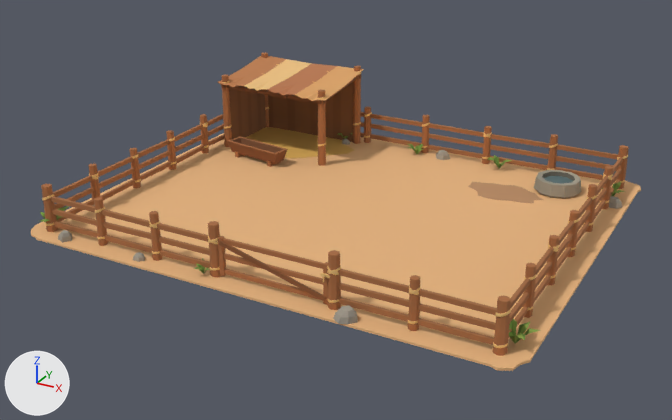
The glTF model assets/models/buildings/boar_pen.glb as it was, and as the next commit left it.
One viewpoint serves both versions: a 50 mm lens placed at (17.5, -33.0, 16.2), pointed at (-0.2, -1.0, 0.2). Lighting does not change. The marker at lower left points along +X, +Y and +Z. The first picture is the older version. Where no turn or scale is listed for an object, it has been applied to the vertices. Vertices at exactly the same position are counted once.

The first picture shows 'Broadleaf plants', 'Fence posts and rawhide', 'Footing stones', 'Gate', 'Hollow feed trough', 'Sand and straw', 'Sewn shelter hides', 'Shelter', 'Timber rails', 'Water basin'.
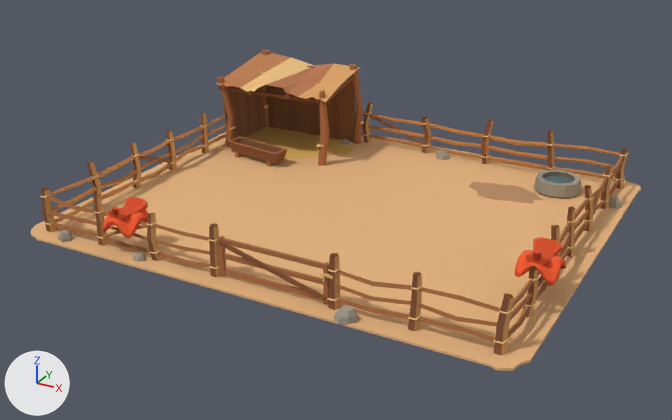
The edits, one by one:
me_fence_posts_and_rawhide is used by ob_fence_posts_and_rawhide; location (0.0, 0.0, 0.0).
me_fence_posts_and_rawhide had 2824 vertices, 5320 faces and spanned x -9.9..9.9, y -8.2..8.2, z 0.0..2.1.
me_fence_posts_and_rawhide now has 1956 vertices, 3306 faces and spans x -10.0..10.0, y -8.3..8.3, z 0.0..2.3.
me_fence_posts_and_rawhide part 2: 122 vertices moved within x -9.9..9.9, y -8.2..8.2, z 0.0..2.0; 2511 vertices removed from x -9.9..9.9, y -8.2..8.2, z 0.0..2.1; 1643 vertices added at x -10.0..10.0, y -8.3..8.3, z 0.0..2.3.
me_sewn_shelter_hides is used by ob_sewn_shelter_hides; location (0.0, 0.0, 0.0).
me_sewn_shelter_hides had 118 vertices, 232 faces and spanned x -9.47..-3.31, y 3.65..7.81, z 3.23..3.88.
me_sewn_shelter_hides now has 118 vertices, 232 faces and spans x -9.63..-3.25, y 3.35..7.96, z 3.21..4.1.
me_sewn_shelter_hides part 1: 70 of 118 vertices moved; they spanned x -9.47..-3.31, y 3.65..7.81, z 3.23..3.88 and now span x -9.63..-3.25, y 3.35..7.96, z 3.21..4.1; mean shift (0.01, -0.03, 0.05); largest move (-8.55, 3.65, 3.29) -> (-8.75, 3.35, 3.39).
Other edits to the shape of me_sewn_shelter_hides do not show in these pictures.
Mesh me_гранёное_арочное_основание_002 is new.
It has 193 vertices, 374 faces and spans x -0.78..0.78, y -0.86..0.86, z 0.01..1.13.
It uses material mat_painted_flat_colours.
Object 'Timber rails' (ob_timber_rails) is deleted.
Object 'Broadleaf plants' (ob_broadleaf_plants) is deleted.
Object 'Saddle on side fence' (ob_saddle_on_side_fence) is new; it shows me_гранёное_арочное_основание_002.
Its location is (9.67, -3.96, 1.01).
Object 'Saddle on front fence' (ob_saddle_on_front_fence) is new; it shows a copy of me_гранёное_арочное_основание_002.
Its location is (-5.68, -7.86, 0.9).

Changed parts and their boxes [x1, y1, x2, y2] in the pictures (672 x 420 px):
'Fence posts and rawhide', reshaped
    before: [41, 107, 629, 356]
    after: [40, 102, 629, 355]
'Timber rails', deleted
    before: [50, 112, 623, 345]
'Sewn shelter hides', reshaped (13% taller)
    before: [217, 56, 364, 101]
    after: [216, 52, 359, 103]
'Saddle on side fence', added (orange)
    after: [515, 237, 566, 285]
'Saddle on front fence', added (orange)
    after: [102, 197, 149, 238]
'Broadleaf plants', deleted
    before: [40, 133, 625, 344]
